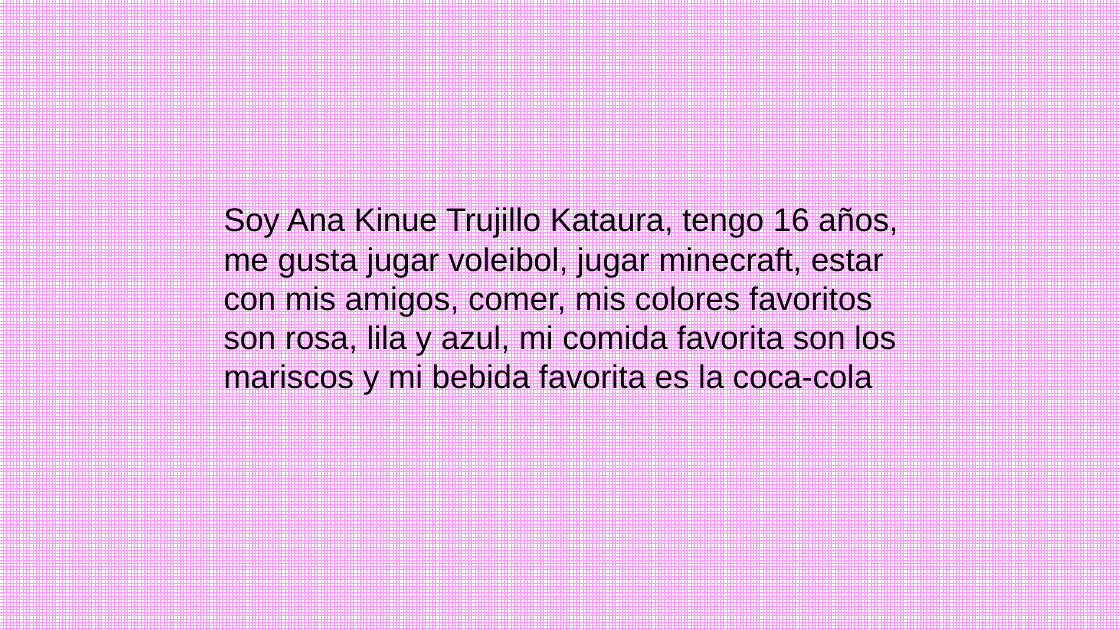
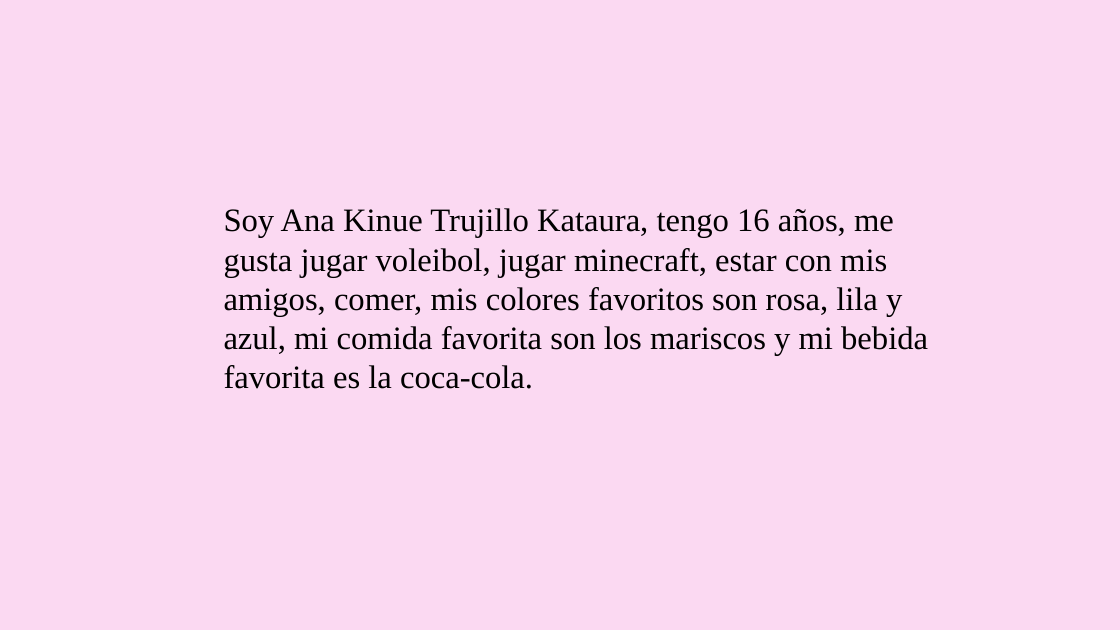
Before and after one commit to anakinue/culturadigital2, a slide deck: slide 2 of parcial 1/practica 2.pptx. Drawn at 1120x630 pixels with LibreOffice and Linux fonts; fonts in the diff are those of the drawing. Boxes give left, top, right and bottom in pixels: in the first picture for what was removed or moved away, otherwise in the second. Text is boxed around its words. In the diff, an @@ line names an element or a change of style, - is before the commit and + after.

```diff
--- a/parcial 1/practica 2.pptx
+++ b/parcial 1/practica 2.pptx
@@ background pattern #FF99FF on #FFFFFF to #FBD9F2 @@
@@ text at [224, 208, 928, 389]: text changed; font Arial to Times New Roman @@
-Soy Ana Kinue Trujillo Kataura, tengo 16 años, me gusta jugar voleibol, jugar minecraft, estar con mis amigos, comer, mis colores favoritos son rosa, lila y azul, mi comida favorita son los mariscos y mi bebida favorita es la coca-cola
+Soy Ana Kinue Trujillo Kataura, tengo 16 años, me gusta jugar voleibol, jugar minecraft, estar con mis amigos, comer, mis colores favoritos son rosa, lila y azul, mi comida favorita son los mariscos y mi bebida favorita es la coca-cola.
```
Also in this commit, not shown: 1 slide added.
